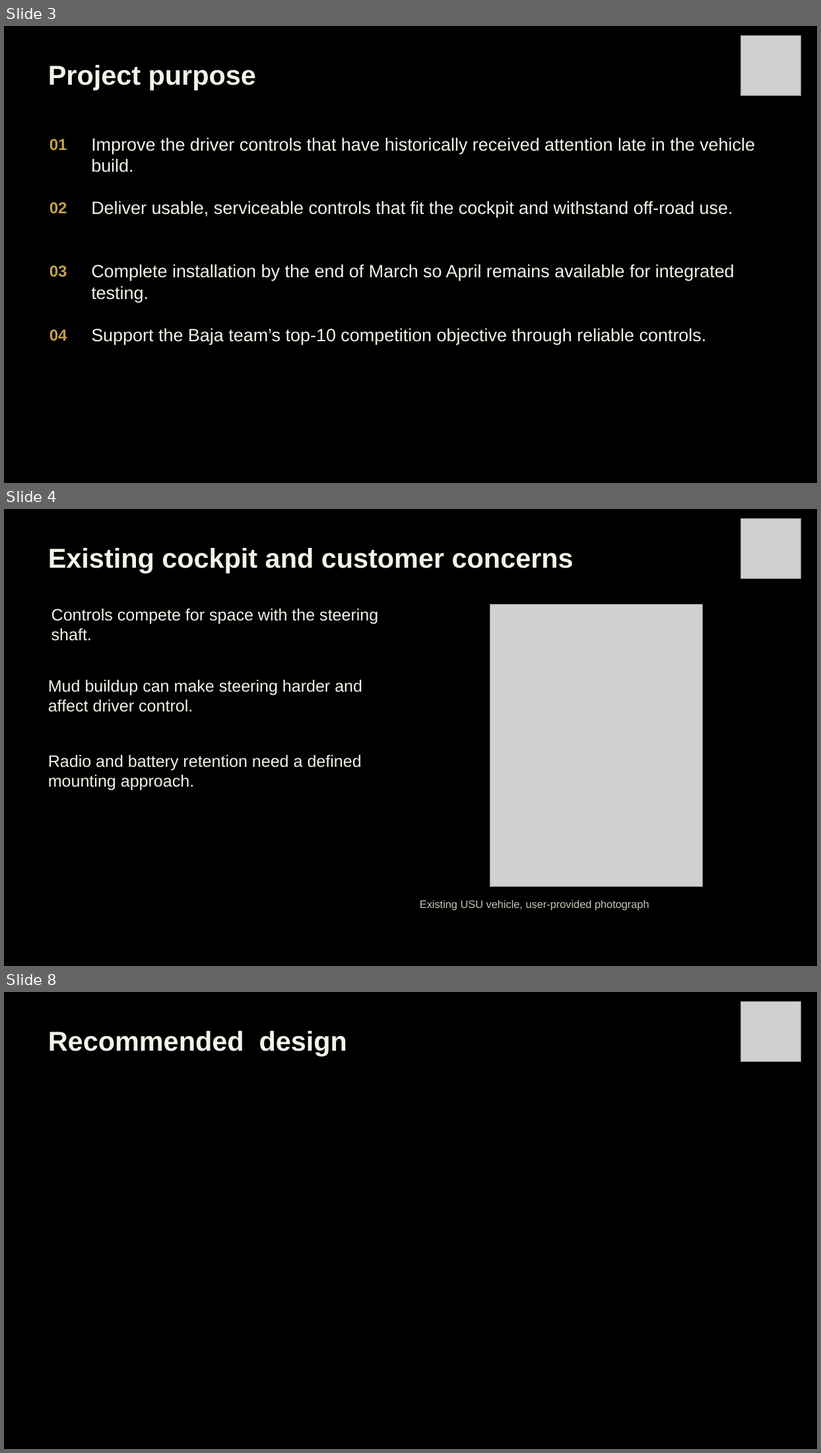
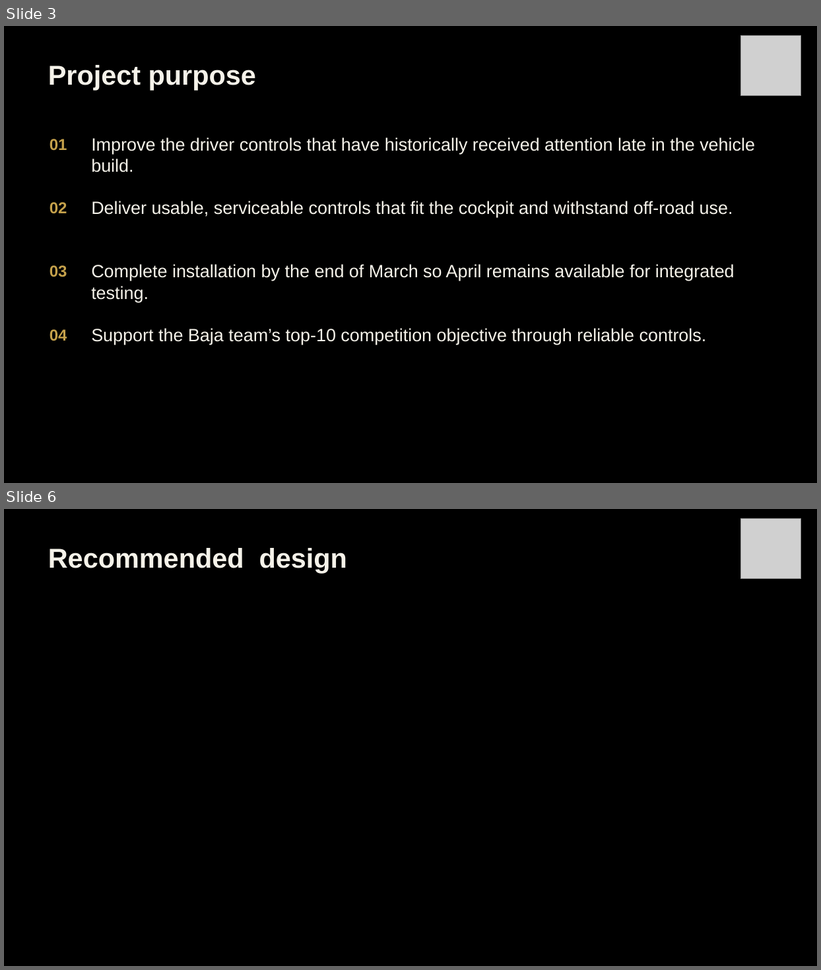
Before and after one commit to Polowater123/Aggie-Baja-Controls-The-A.B.C.-, a slide deck: PDR Draft.pptx. Shown one above the other, each under a label of ours: slides 3, 4 and 8 before the commit, slides 3 and 6 after it; the slides between them are not shown. The pictures are 821x1453 and 821x970 pixels, drawn with LibreOffice and Linux fonts; fonts in the diff are those of the drawing; grey boxes stand for pictures. Boxes give left, top, right and bottom in pixels: in the first picture for what was removed or moved away, otherwise in the second. Text is boxed around its words. In the diff, an @@ line names an element or a change of style, - is before the commit and + after.

```diff
--- a/PDR Draft.pptx
+++ b/PDR Draft.pptx
@@ slide 4 removed at <box>4,509,817,966</box>, background #000000 @@
@@ picture removed at <box>741,519,801,579</box> @@
@@ text removed at <box>48,548,574,573</box> @@
-Existing cockpit and customer concerns
@@ picture removed at <box>491,604,703,887</box> @@
@@ text removed at <box>52,609,378,641</box> @@
-Controls compete for space with the steering shaft.
@@ text removed at <box>48,680,362,712</box> @@
-Mud buildup can make steering harder and affect driver control.
@@ text removed at <box>48,755,362,791</box> @@
-Radio and battery retention need a defined mounting approach.
@@ text removed at <box>420,900,649,910</box> @@
-Existing USU vehicle, user-provided photograph
@@ what was slide 8 is now slide 6 @@
```
Also in this commit, not shown: 7 slides changed, 2 slides added, 3 other slides removed.
